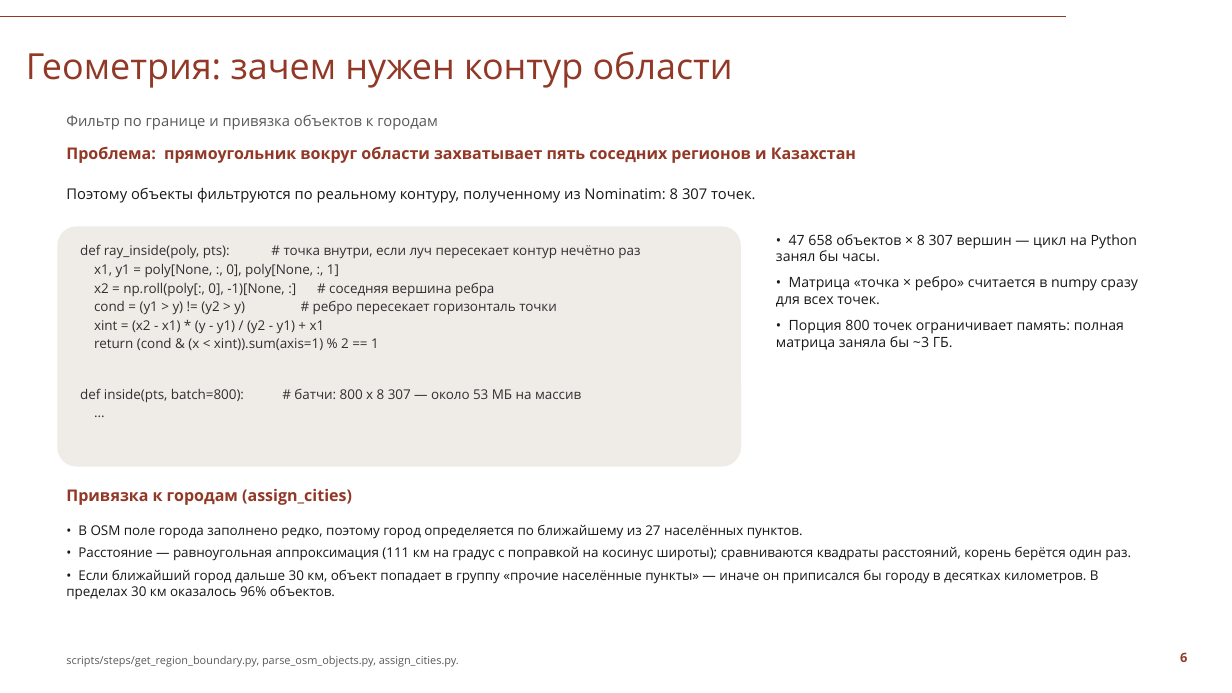
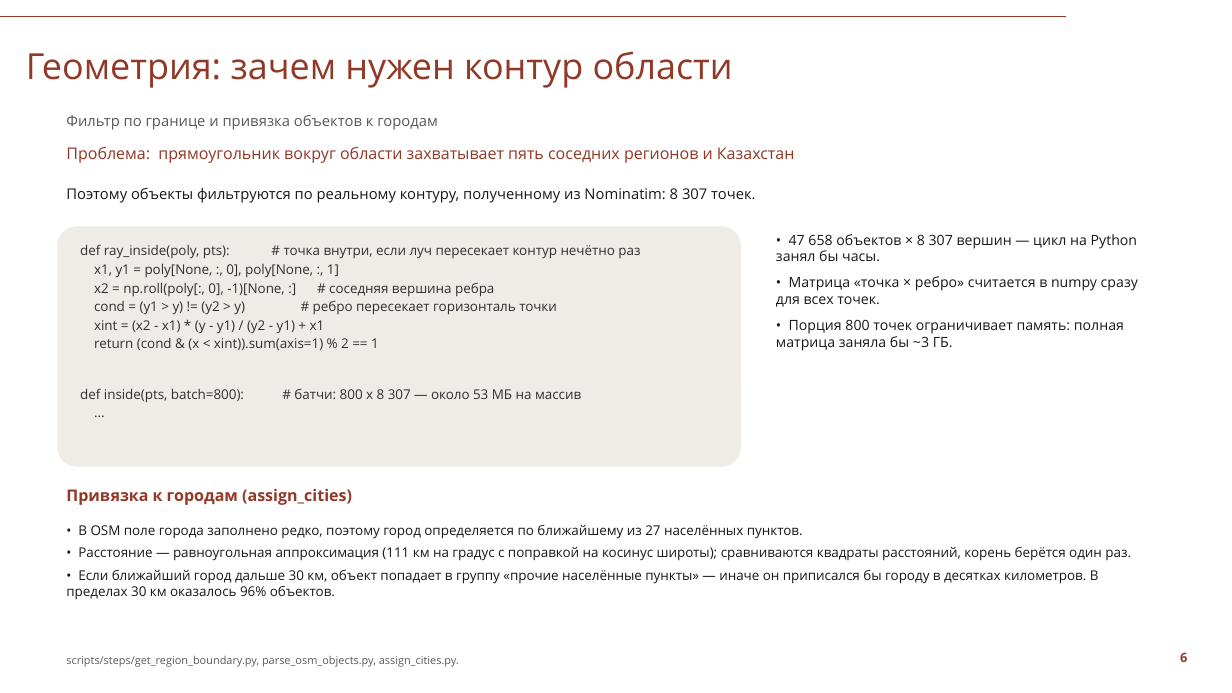
Before and after one commit to Seabas1/Analysis-of-regions, a slide deck: slide 6 of Саратовская_область_презентация_СПбГУ.pptx. Drawn at 1232x693 pixels with LibreOffice and Linux fonts; fonts in the diff are those of the drawing; background and template pictures are left out. Boxes give left, top, right and bottom in pixels: in the first picture for what was removed or moved away, otherwise in the second. Text is boxed around its words. In the diff, an @@ line names an element or a change of style, - is before the commit and + after.

```diff
--- a/Саратовская_область_презентация_СПбГУ.pptx
+++ b/Саратовская_область_презентация_СПбГУ.pptx
@@ text "Проблема: прямоугольник вокруг области захватывает ..." at (66, 146, 795, 163): bold off @@
```
Also in this commit, not shown: 8 other slides changed, 2 other files.
